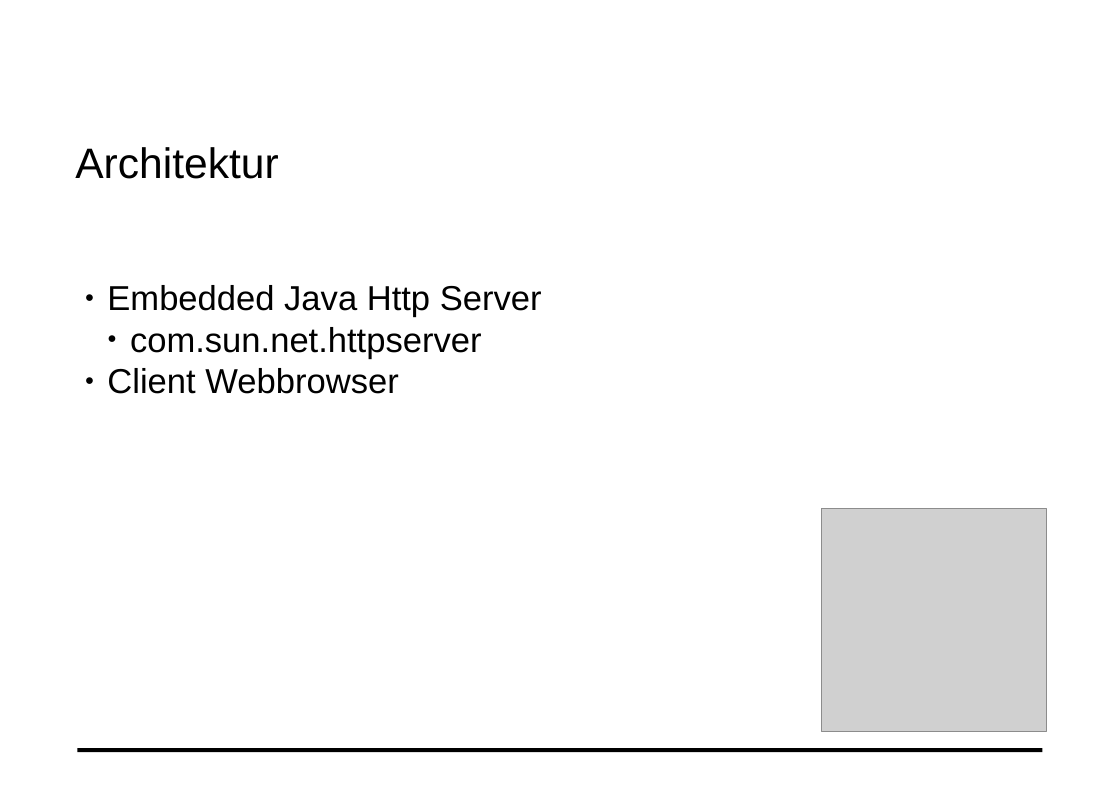
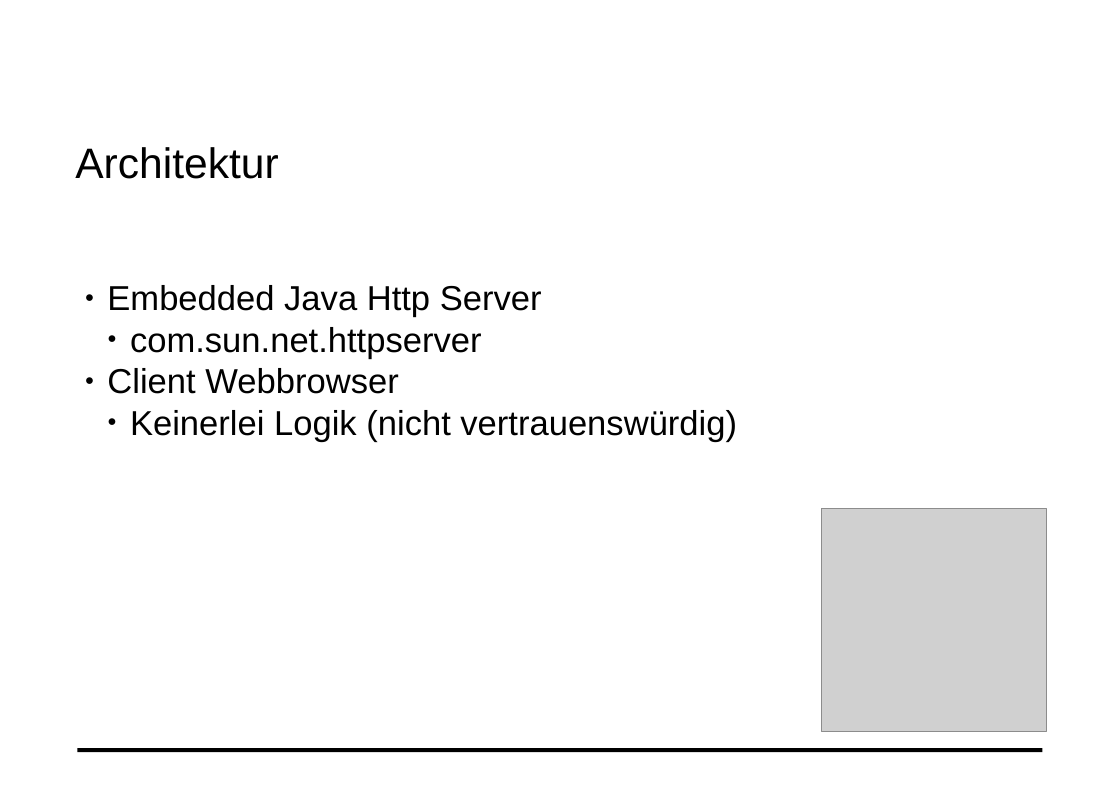
Before and after one commit to mat1/apsicookie, a slide deck: slide 3 of documentation/Cookie.odp. Drawn at 1120x792 pixels with LibreOffice and Linux fonts; fonts in the diff are those of the drawing; grey boxes stand for pictures; background and template pictures are left out. Boxes give left, top, right and bottom in pixels: in the first picture for what was removed or moved away, otherwise in the second. Text is boxed around its words. In the diff, an @@ line names an element or a change of style, - is before the commit and + after.

Commit message:
Presentation

```diff
--- a/documentation/Cookie.odp
+++ b/documentation/Cookie.odp
@@ text at (x1=130, y1=410, x2=737, y2=442): paragraph added @@
+  ● Keinerlei Logik (nicht vertrauenswürdig)
```
Also in this commit, not shown: 1 other slide changed, 8 slides added, 1 other file.
